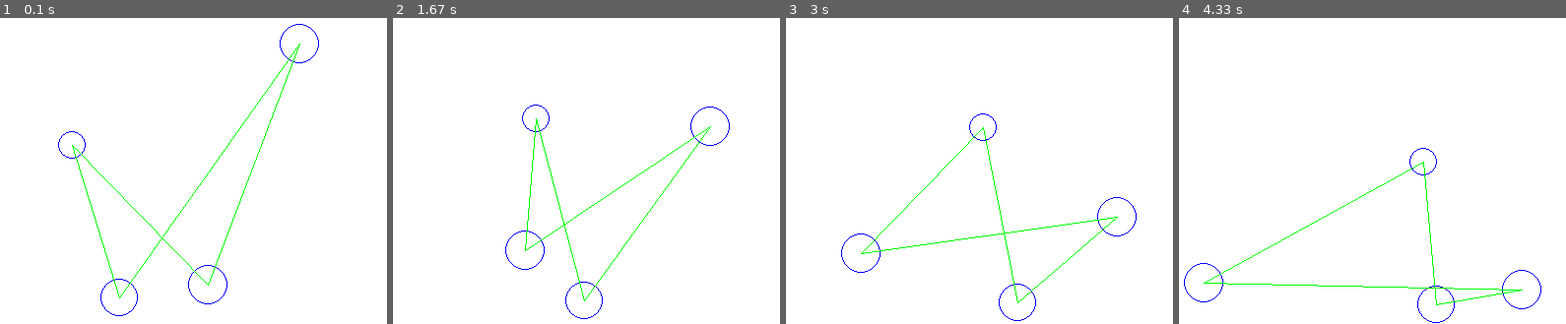
Above: before the commit, frames 1-4 (left to right).
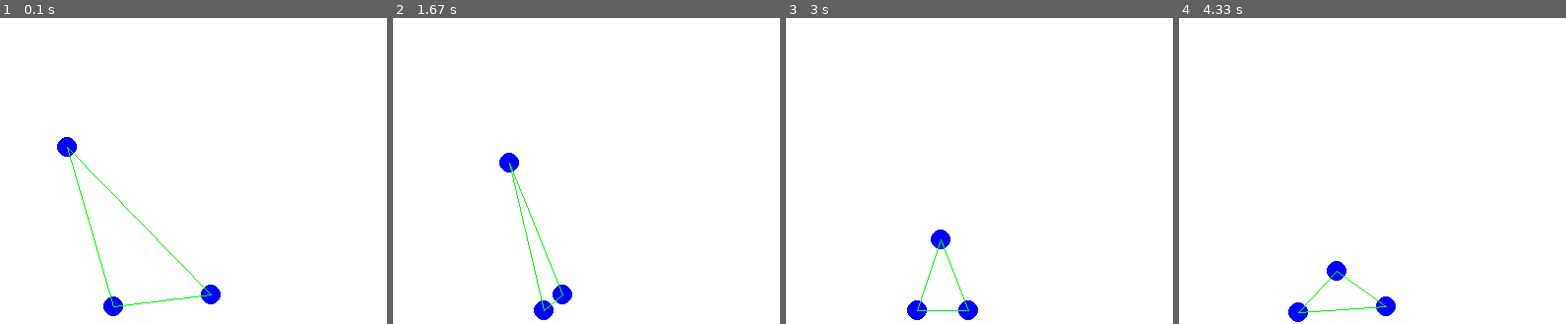
Above: after the commit, the same moments.

Repository: TANUKIpro/pygame_sim
Game: pygame game, started from tutorial.py
The game is run twice, just before and just after one commit, with the same random seed, the same clock (stepped at 60 frames per second) and the same inputs.
Inputs:
- Up to frame 1 (0.1 s): no input
- Up to frame 2 (1.67 s): no input
- Up to frame 3 (3 s): no input
- Up to frame 4 (4.33 s): no input

The runs differ from the first frame. In frame 1, 1.9% of the frame differs, in the area x 14-83%, y 1-98%; in frame 2, 1.8%; in frame 3, 1.7%; in frame 4, 1.8%.

Commit message:
質量の追加

Diff:
--- a/tutorial.py
+++ b/tutorial.py
@@ -5,8 +5,8 @@
 
 import pygame as pg
 
-pg.init()
-FPS = 90
+#pg.init()
+FPS = 60
 fpsClock = pg.time.Clock()
 
 background_color = (255,255,255)
@@ -15,8 +15,8 @@
 
 drag = 0.999                   # 空気抵抗
 elasticity = 0.75              # 反発係数
-gravity = (pi, 0.002)          # 重力
-bond_strength = None           # 結合強度
+#gravity = (pi, 0.002)          # 重力
+gravity = (pi, 0.01)
 
 def addVectors(angle1, length1, angle2, length2):
     x  = sin(angle1) * length1 + sin(angle2) * length2
@@ -32,22 +32,44 @@
             return p
     return None
 
+def collide(p1, p2):
+    dx = p1.x - p2.x
+    dy = p1.y - p2.y
+
+    distance = math.hypot(dx, dy)
+    if distance < p1.size + p2.size:
+        angle = math.atan2(dy, dx) + 0.5 * pi
+        total_mass = p1.mass + p2.mass
+
+        vecp1_x = (p1.angle, p1.speed*(p1.mass-p2.mass)/total_mass)
+        vecp1_y = (angle, 2*p2.speed*p2.mass/total_mass)
+        vecp2_x = (p2.angle, p2.speed*(p2.mass-p1.mass)/total_mass)
+        vecp2_y = (angle+pi, 2*p1.speed*p1.mass/total_mass)
+        p1.angle, p1.speed = addVectors(*vecp1_x, *vecp1_y)
+        p2.angle, p2.speed = addVectors(*vecp2_x, *vecp2_y)
+        p1.speed *= elasticity
+        p2.speed *= elasticity
+
+        overlap = 0.5*(p1.size + p2.size - distance+1)
+        p1.x += sin(angle)*overlap
+        p1.y -= cos(angle)*overlap
+        p2.x -= sin(angle)*overlap
+        p2.y += cos(angle)*overlap
+
 class Particle:
-    def __init__(self, x, y, size):
+    def __init__(self, x, y, size, mass=1):
         self.x = x
         self.y = y
-        self.size = size
+        self.size = size                 # 半径
+        self.mass = mass                 # 質量
         self.circle_color = (0, 0, 255)
         self.line_color = (0, 0, 0)
-        self.thickness = 1
+        self.thickness = 0               # 埋率, 0で全て塗り潰し
         self.speed = 0
         self.angle = 0
 
     def display(self):
         pg.draw.circle(screen, self.circle_color, (int(self.x), int(self.y)), self.size, self.thickness)
-
-    #def tie_up(self):
-    #    pg.draw.lines(screen, self.line_color, closed=False, self.pointlist, width=1)
 
     def move(self):
         (self.angle, self.speed) = addVectors(*(self.angle, self.speed), *gravity)
@@ -80,15 +102,18 @@
 pg.display.set_caption('Tutorial 1')
 screen.fill(background_color)
 
-particle_num = 4
+particle_num = 3
 my_particles = []
 
 for n in range(particle_num):
-    size = random.randint(10, 20)
+    #size = random.randint(10, 20)
+    size = 10
+    density = random.randint(1, 20)     # 密度
     x = random.randint(size, width-size)
     y = random.randint(size, height-size)
 
-    particle = Particle(x, y, size)
+    particle = Particle(x, y, size, density*size**2)
+    particle.color = (200-density*10, 200-density*10, 255)
     particle.speed = random.random()
     particle.angle = random.uniform(0, pi*2)
 
@@ -104,14 +129,16 @@
             (mouseX, mouseY) = pg.mouse.get_pos()
             selected_particle = findParticle(my_particles, mouseX, mouseY)
         elif event.type == pg.MOUSEBUTTONUP:
+            """
             try:
                 selected_particle.circle_color = (0,0,255)
             except:
                 pass
+            """
             selected_particle = None
 
     if selected_particle:
-        selected_particle.circle_color = (255,0,0)
+        #selected_particle.circle_color = (255,0,0)
         (mouseX, mouseY) = pg.mouse.get_pos()
         dx = mouseX - selected_particle.x
         dy = mouseY - selected_particle.y
@@ -121,15 +148,16 @@
     screen.fill(background_color)
 
     circle_points = []
-    for particle in my_particles:
+    for i, particle in enumerate(my_particles):
         particle.move()
         particle.bounce()
+        for particle2 in my_particles[i+1:]:
+            collide(particle, particle2)
         particle.display()
         circle_points.append((particle.x, particle.y))
     pg.draw.lines(screen, line_color, True, circle_points)
+    pg.display.flip()
 
-    pg.display.flip()
-    pg.display.update()
     fpsClock.tick(FPS)
 
 pg.quit()
